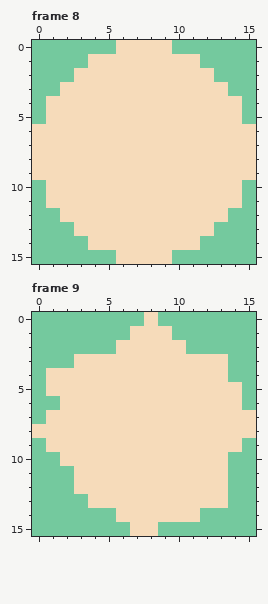
Pixel-art file -- flame.aseprite. That is the earlier state.
16x16 pixels, 12 frames. Shown: frame 8, frame 9. The commit also changed other frames, which this record leaves out.
Once edited:
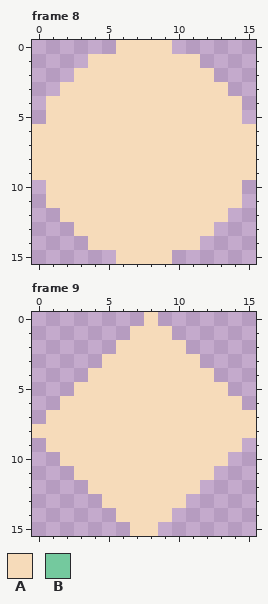
Palette (. is transparent): A #f6dbba  B #74c99e
What changed:
Frame 8, layer "Layer 2":
y 0: x 0..5 BBBBBB -> ......; x 10..15 BBBBBB -> ......
y 1: x 0..3 BBBB -> ....; x 12..15 BBBB -> ....
y 2: x 0..2 BBB -> ...; x 13..15 BBB -> ...
y 3: x 0..1 BB -> ..; x 14..15 BB -> ..
y 4..5: x 0 B -> .; x 15 B -> .
y 10..11: x 0 B -> .; x 15 B -> .
y 12: x 0..1 BB -> ..; x 14..15 BB -> ..
y 13: x 0..2 BBB -> ...; x 13..15 BBB -> ...
y 14: x 0..3 BBBB -> ....; x 12..15 BBBB -> ....
y 15: x 0..5 BBBBBB -> ......; x 10..15 BBBBBB -> ......
Frame 9, layer "Layer 2":
y 0: x 0..7 BBBBBBBB -> ........; x 9..15 BBBBBBB -> .......
y 1: x 0..6 BBBBBBB -> .......; x 10..15 BBBBBB -> ......
y 2: x 0..5 BBBBBB -> ......; x 11..15 BBBBB -> .....
y 3: x 0..4 BBBAA -> .....; x 12..15 AABB -> ....
y 4: x 0..3 BAAA -> ....; x 13..15 ABB -> ...
y 5: x 0..2 BAA -> ...; x 14..15 AB -> ..
y 6: x 0..1 BB -> ..; x 15 B -> .
y 7: x 0 B -> .
y 9: x 0 B -> .; x 15 B -> .
y 10: x 0..1 BB -> ..; x 14..15 BB -> ..
y 11: x 0..2 BBB -> ...; x 13..15 ABB -> ...
y 12: x 0..3 BBBA -> ....; x 12..15 AABB -> ....
y 13: x 0..4 BBBBA -> .....; x 11..15 AAABB -> .....
y 14: x 0..5 BBBBBB -> ......; x 10..15 AABBBB -> ......
y 15: x 0..6 BBBBBBB -> .......; x 9..15 BBBBBBB -> .......
